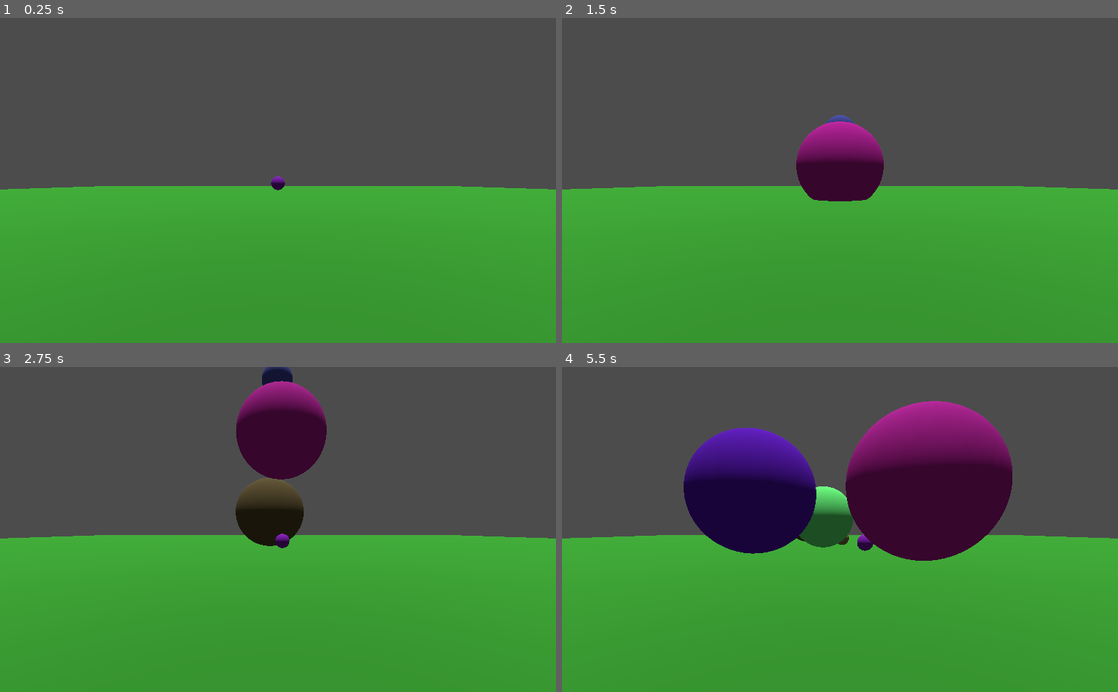
Above: before the commit, frames 1-4 (two rows, left to right).
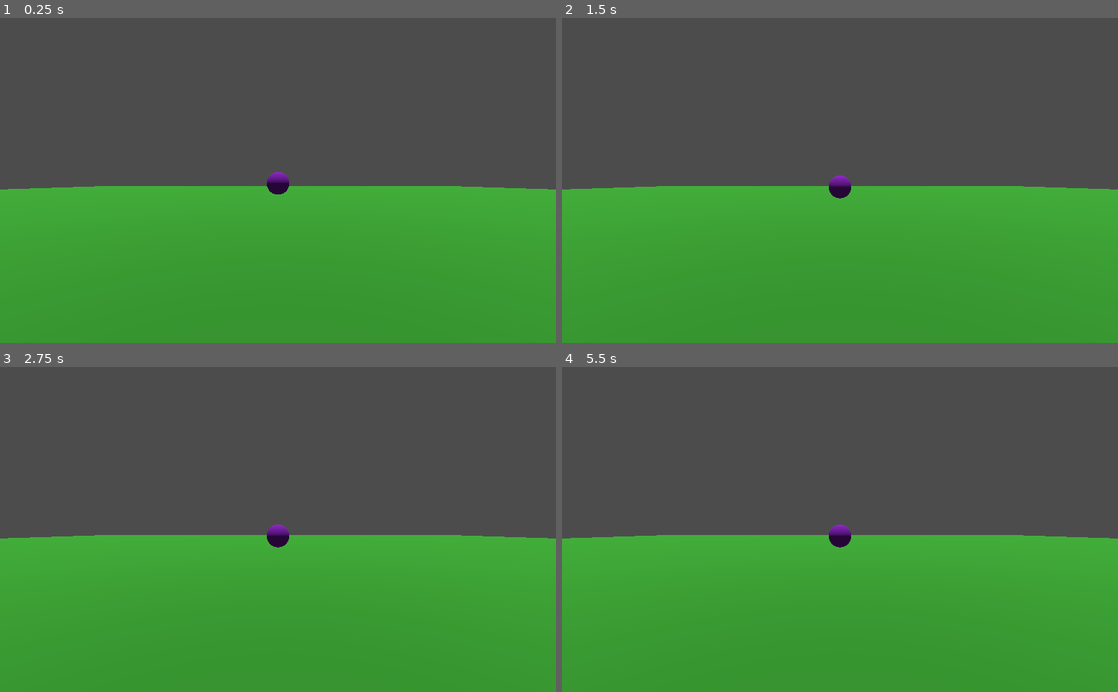
Above: after the commit, the same moments.

Repository: crabdancing/nicole_godot_challenges
Game: Godot game, scene res://Main.tscn
Two runs of this game, one before a commit and one after it. Both use one fixed random seed, a clock stepped at 60 frames per second and the inputs below. Before the commit the project starts from res://Spatial.tscn.
Inputs (mouse positions are in pixels of both pictures, inside the frame that each line leads up to):
- Up to frame 1 (0.25 s): no input
- Up to frame 2 (1.5 s): move the mouse to (962, 164) at 0.52 s; click (962, 164) at 0.67 s; tap Enter at 1.25 s; move the mouse to (728, 196) at 1.27 s; click (728, 196) at 1.42 s
- Up to frame 3 (2.75 s): move the mouse to (333, 458) at 2.02 s; click (333, 458) at 2.17 s
- Up to frame 4 (5.5 s): move the mouse to (812, 594) at 2.77 s; click (812, 594) at 2.92 s; move the mouse to (1006, 578) at 3.52 s; click (1006, 578) at 3.67 s; move the mouse to (673, 480) at 4.27 s; click (673, 480) at 4.42 s; move the mouse to (867, 529) at 5.02 s; click (867, 529) at 5.17 s

The runs differ from the first frame. In frame 1, 0.2% of the frame differs, in the area x 48-52%, y 47-55%; in frame 2, 3.1%; in frame 3, 6.0%; in frame 4, 20%, in the area x 21-81%, y 10-60%.

Commit message:
ball

Diff:
--- a/03_physics_ball_3d/Ball.gd
+++ b/03_physics_ball_3d/Ball.gd
@@ -10,7 +10,7 @@
 export var color: Color = Color(100, 100, 100) setget set_color
 var am_ready = false
 var diameter = radius * 2
-
+onready var main = 	get_node("/root/Main")
 func set_radius(new_radius):
 	radius = new_radius
 	update_radius()
@@ -62,3 +62,8 @@
 	# If you have multiple, make sure you figure out some logic for the conditional!
 	# print(self, ' I die now >.<')
 	queue_free()
+
+
+func _on_Ball_input_event(camera, event, position, normal, shape_idx):
+	if event is InputEventMouseButton:
+		main.spawn_ball(position)
--- a/03_physics_ball_3d/Ball.tscn
+++ b/03_physics_ball_3d/Ball.tscn
@@ -25,4 +25,5 @@
 [node name="VisibilityNotifier" type="VisibilityNotifier" parent="."]
 aabb = AABB( -4, -4, -4, 8, 8, 8 )
 
+[connection signal="input_event" from="." to="." method="_on_Ball_input_event"]
 [connection signal="camera_exited" from="VisibilityNotifier" to="." method="_on_VisibilityNotifier_camera_exited"]
--- a/03_physics_ball_3d/Main.gd
+++ b/03_physics_ball_3d/Main.gd
@@ -12,12 +12,17 @@
 	pass # Replace with function body.
 
 
-func _input(ev):
-	if ev is InputEventMouseButton and ev.pressed:
-		var new_ball = Ball.instance()
-		new_ball.set_color(Color(randi()))
-		new_ball.set_radius(randf() * 5)
-		add_child(new_ball)
+#func _input(ev):
+#	if ev is InputEventMouseButton and ev.pressed:
+
+
+func spawn_ball(position: Vector3):
+	var new_ball = Ball.instance()
+	new_ball.translate(position)
+	new_ball.set_color(Color(randi()))
+	new_ball.set_radius(randf() * 5)
+	add_child(new_ball)
+
 # Called every frame. 'delta' is the elapsed time since the previous frame.
 #func _process(delta):
 #	pass
--- a/03_physics_ball_3d/Spatial.tscn
+++ b/03_physics_ball_3d/Main.tscn
@@ -1,8 +1,8 @@
 [gd_scene load_steps=7 format=2]
 
-[ext_resource path="res://RigidBody2.gd" type="Script" id=1]
-[ext_resource path="res://Ball.tscn" type="PackedScene" id=2]
-[ext_resource path="res://Main.gd" type="Script" id=3]
+[ext_resource path="res://Platform.gd" type="Script" id=1]
+[ext_resource path="res://Main.gd" type="Script" id=2]
+[ext_resource path="res://Ball.tscn" type="PackedScene" id=3]
 
 [sub_resource type="SpatialMaterial" id=5]
 albedo_color = Color( 0.184314, 0.552941, 0.152941, 1 )
@@ -14,10 +14,7 @@
 [sub_resource type="Skin" id=7]
 
 [node name="Main" type="Spatial"]
-script = ExtResource( 3 )
-
-[node name="Ball" parent="." instance=ExtResource( 2 )]
-radius = 0.6
+script = ExtResource( 2 )
 
 [node name="Camera" type="Camera" parent="."]
 transform = Transform( 1, 0, 0, 0, 1, 0, 0, 0, 1, 0, 0, 20.8038 )
@@ -35,3 +32,8 @@
 mesh = SubResource( 6 )
 skin = SubResource( 7 )
 material/0 = null
+
+[node name="Ball" parent="." instance=ExtResource( 3 )]
+
+[connection signal="input_event" from="Platform" to="." method="_on_Platform_input_event"]
+[connection signal="mouse_entered" from="Platform" to="." method="_on_Platform_mouse_entered"]
--- /dev/null
+++ b/03_physics_ball_3d/Platform.gd
@@ -0,0 +1,16 @@
+extends RigidBody
+
+
+
+# Called when the node enters the scene tree for the first time.
+func _ready():
+	#$MeshInstance.shape()
+	input_ray_pickable = true
+	# TODO: this convex collision doesn't seem to trigger mouse raytracing from camera
+	# - we know the spheres work, and they are using a more conventional collision shape object
+	# - So do the same here
+	# - figure out how to translate between a mesh shape and a boxagent
+	# ALSO CONSIDER:
+	# - rather than using this approach, we could totally create a FPS where you launch balls out of your face -- no raytracing required!
+	$MeshInstance.create_convex_collision()
+	#connect("input_event", self, "on_input_event")
--- a/03_physics_ball_3d/project.godot
+++ b/03_physics_ball_3d/project.godot
@@ -10,4 +10,4 @@
 
 [application]
 
-run/main_scene="res://Spatial.tscn"
+run/main_scene="res://Main.tscn"
